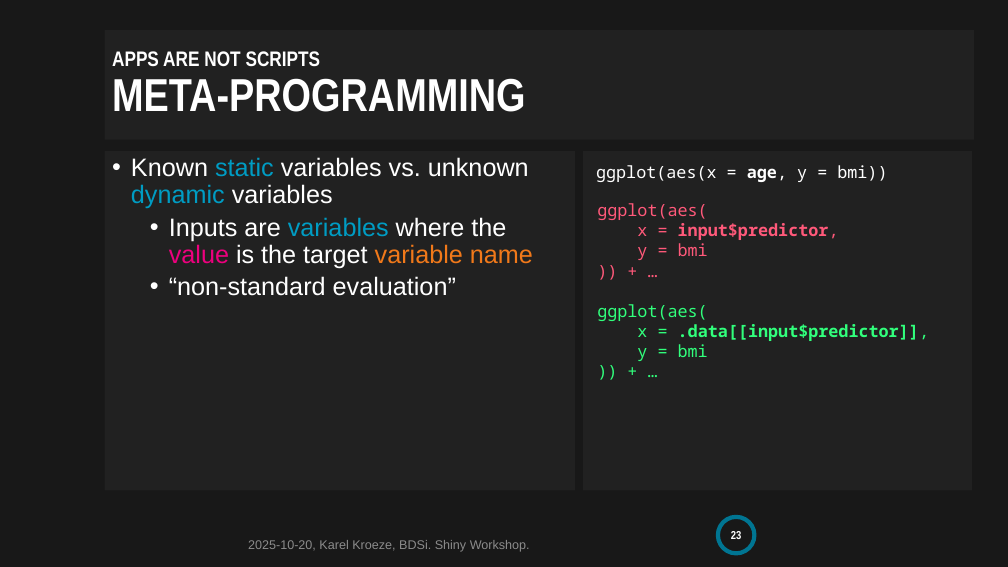
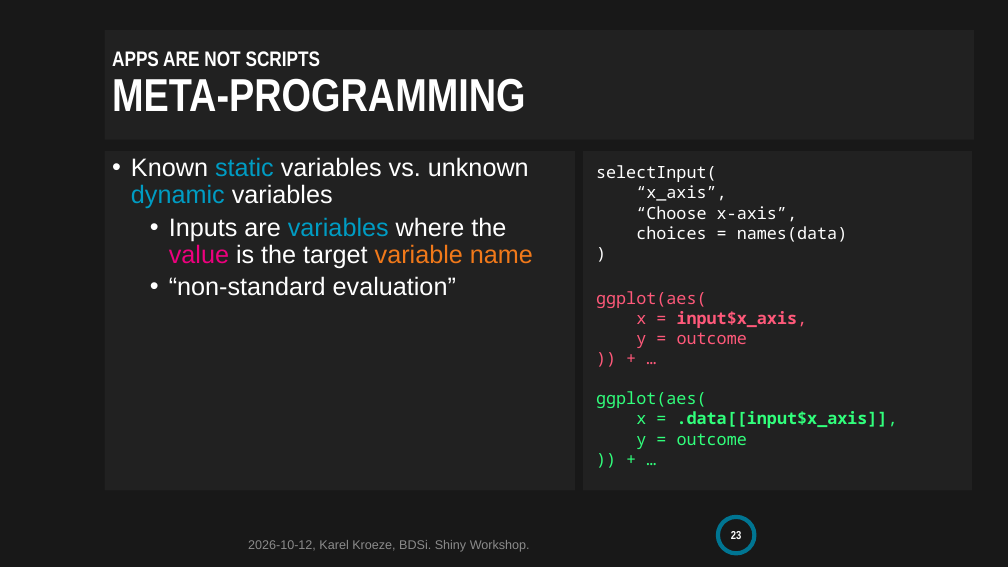
Before and after one commit to BDSI-Utwente/shiny-workshop, a slide deck: slide 23 of slides/shiny-workshop.pptx. Drawn at 1008x567 pixels with LibreOffice and Linux fonts; fonts in the diff are those of the drawing; background and template pictures are left out. Boxes give left, top, right and bottom in pixels: in the first picture for what was removed or moved away, otherwise in the second. Text is boxed around its words. In the diff, an @@ line names an element or a change of style, - is before the commit and + after.

```diff
--- a/slides/shiny-workshop.pptx
+++ b/slides/shiny-workshop.pptx
@@ text removed at box(596, 165, 887, 182) @@
-ggplot(aes(x = age, y = bmi))
@@ text added at box(596, 165, 848, 242), 16 pt, text #FFFFFF @@
+selectInput(
+“x_axis”,
+“Choose x-axis”,
+choices = names(data)
+)
@@ text "ggplot(aes(": place and size @@
-text "ggplot(aes(" at box(597, 203, 929, 361)
+text "ggplot(aes(" at box(596, 291, 898, 449)
@@ text at box(636, 311, 808, 348): text changed; bold off @@
-x = input$predictor,
-y = bmi
+x = input$x_axis,
+y = outcome
@@ text at box(636, 411, 898, 449): text changed @@
-x = .data[[input$predictor]],
-y = bmi
+x = .data[[input$x_axis]],
+y = outcome
@@ text at box(248, 540, 530, 552): text changed @@
-2025-10-20, Karel Kroeze, BDSi. Shiny Workshop.
+2026-10-12, Karel Kroeze, BDSi. Shiny Workshop.
```
Also in this commit, not shown: 21 other slides changed, 1 slide added, 1 other file.
